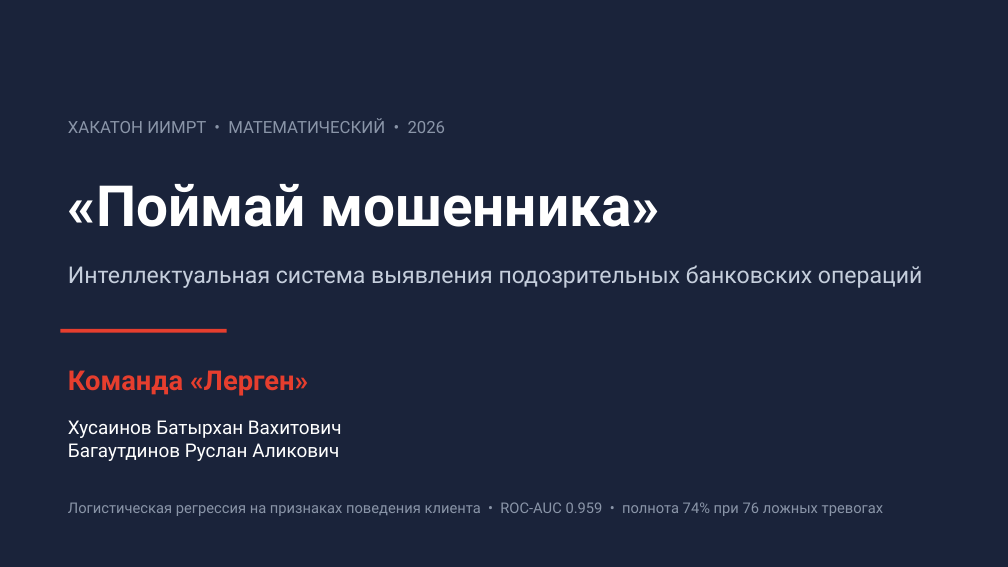
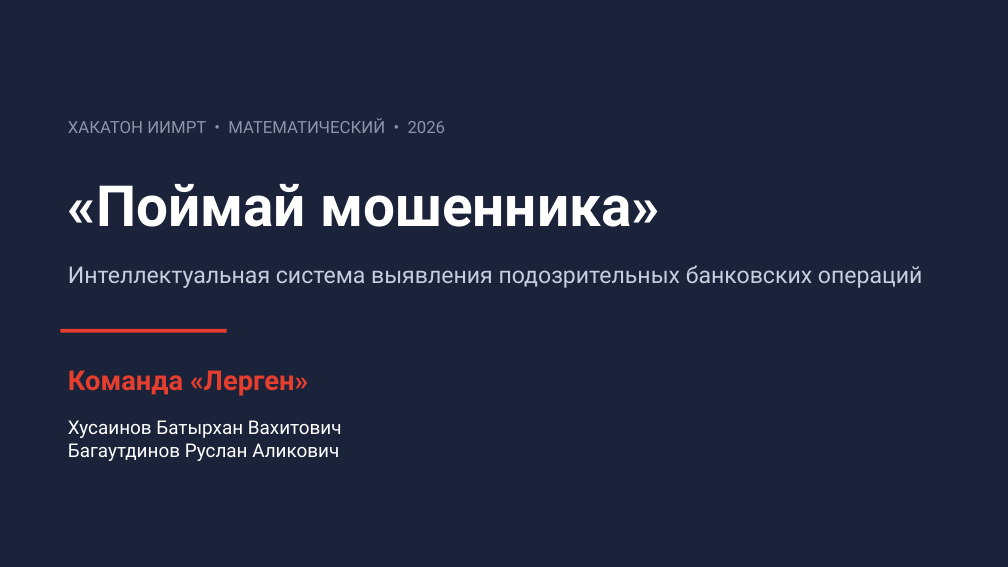
Before and after one commit to JosephBarbera/hakaton, a slide deck: slide 1 of prezentaciya_komanda_lergen.pptx. Drawn at 1008x567 pixels with LibreOffice and Linux fonts; fonts in the diff are those of the drawing. Boxes give left, top, right and bottom in pixels: in the first picture for what was removed or moved away, otherwise in the second. Text is boxed around its words. In the diff, an @@ line names an element or a change of style, - is before the commit and + after.

```diff
--- a/prezentaciya_komanda_lergen.pptx
+++ b/prezentaciya_komanda_lergen.pptx
@@ text removed at box(68, 502, 883, 516) @@
-Логистическая регрессия на признаках поведения клиента • ROC-AUC 0.959 • полнота 74% при 76 ложных тревогах
```
Also in this commit, not shown: 8 other slides changed, 3 slides removed.
